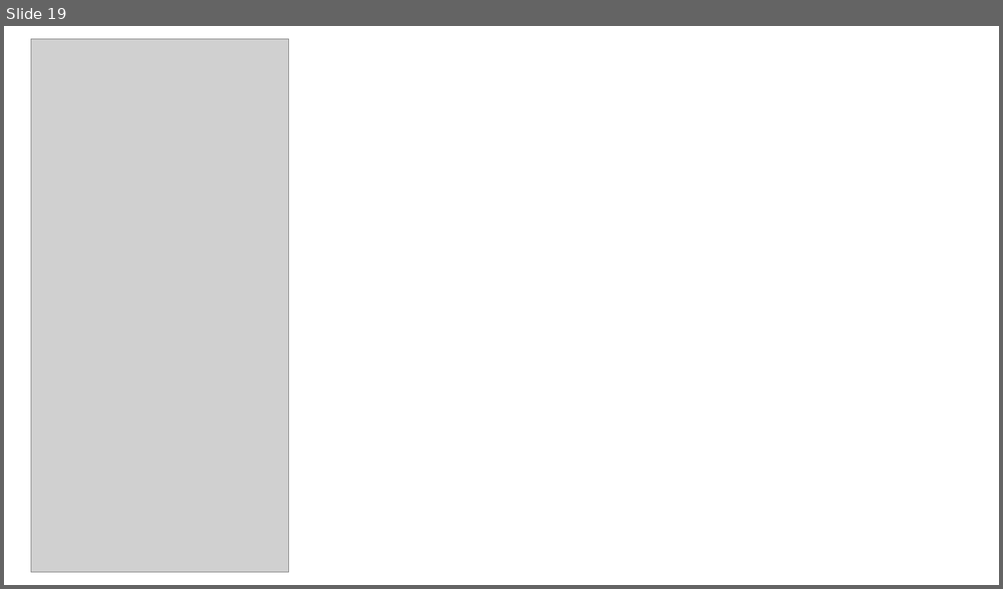
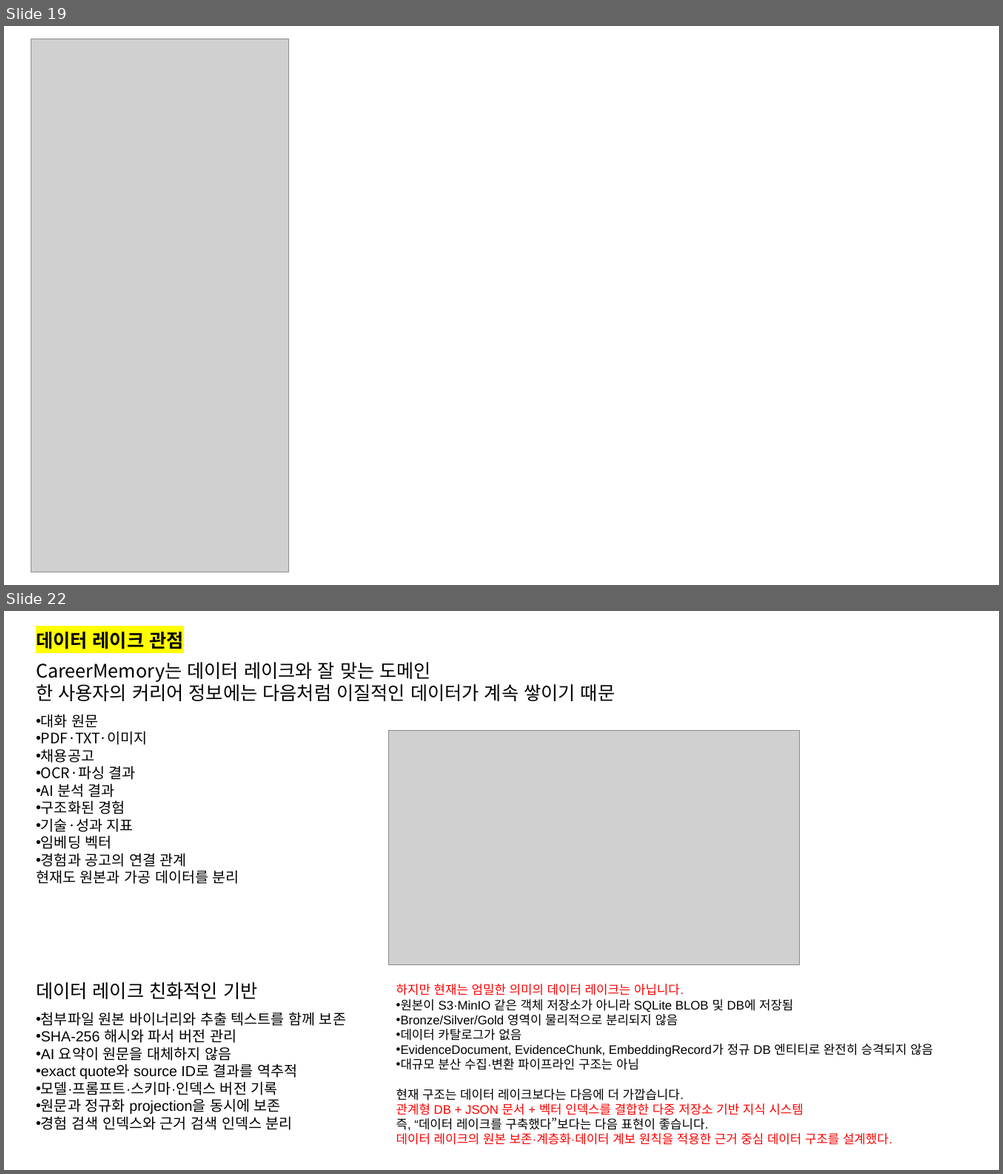
Before and after one commit to hamhj7694/CareerMemory_langchain_rag, a slide deck: 포트폴리오 및 기타 raw 자료/커리어 메모리 개선 및 고도화.pptx. Shown one above the other, each under a label of ours: slide 19 before the commit, slides 19 and 22 after it; the slides between them are not shown. The pictures are 1003x589 and 1003x1174 pixels, drawn with LibreOffice and Linux fonts; fonts in the diff are those of the drawing; grey boxes stand for pictures. Boxes give left, top, right and bottom in pixels: in the first picture for what was removed or moved away, otherwise in the second. Text is boxed around its words. In the diff, an @@ line names an element or a change of style, - is before the commit and + after.

Commit message:
코덱스용 작업 문서 변경

```diff
--- a/포트폴리오 및 기타 raw 자료/커리어 메모리 개선 및 고도화.pptx
+++ b/포트폴리오 및 기타 raw 자료/커리어 메모리 개선 및 고도화.pptx
@@ slide 22 added at <box>4,611,999,1170</box>, background #FFFFFF @@
@@ text added at <box>36,632,183,649</box>, 18 pt, text #000000, bold @@
+데이터 레이크 관점
@@ text added at <box>36,662,614,701</box>, 18 pt, text #000000 @@
+CareerMemory는 데이터 레이크와 잘 맞는 도메인
+한 사용자의 커리어 정보에는 다음처럼 이질적인 데이터가 계속 쌓이기 때문
@@ text added at <box>36,714,239,884</box>, 14 pt, text #000000 @@
+• 대화 원문
+• PDF·TXT·이미지
+• 채용공고
+• OCR·파싱 결과
+• AI 분석 결과
+• 구조화된 경험
+• 기술·성과 지표
+• 임베딩 벡터
+• 경험과 공고의 연결 관계
+현재도 원본과 가공 데이터를 분리
@@ picture added at <box>389,730,800,965</box> @@
@@ text added at <box>36,982,257,999</box>, 18 pt, text #000000 @@
+데이터 레이크 친화적인 기반
@@ text added at <box>396,984,933,1145</box>, 12 pt, text #000000 @@
+하지만 현재는 엄밀한 의미의 데이터 레이크는 아닙니다.
+• 원본이 S3·MinIO 같은 객체 저장소가 아니라 SQLite BLOB 및 DB에 저장됨
+• Bronze/Silver/Gold 영역이 물리적으로 분리되지 않음
+• 데이터 카탈로그가 없음
+• EvidenceDocument, EvidenceChunk, EmbeddingRecord가 정규 DB 엔티티로 완전히 승격되지 않음
+• 대규모 분산 수집·변환 파이프라인 구조는 아님
+현재 구조는 데이터 레이크보다는 다음에 더 가깝습니다.
+관계형 DB + JSON 문서 + 벡터 인덱스를 결합한 다중 저장소 기반 지식 시스템
+즉, “데이터 레이크를 구축했다”보다는 다음 표현이 좋습니다.
+데이터 레이크의 원본 보존·계층화·데이터 계보 원칙을 적용한 근거 중심 데이터 구조를 설계했다.
@@ text added at <box>36,1012,346,1130</box>, 14 pt, text #000000 @@
+• 첨부파일 원본 바이너리와 추출 텍스트를 함께 보존
+• SHA-256 해시와 파서 버전 관리
+• AI 요약이 원문을 대체하지 않음
+• exact quote와 source ID로 결과를 역추적
+• 모델·프롬프트·스키마·인덱스 버전 기록
+• 원문과 정규화 projection을 동시에 보존
+• 경험 검색 인덱스와 근거 검색 인덱스 분리
```
Also in this commit, not shown: 6 other slides added, 21 other files.
